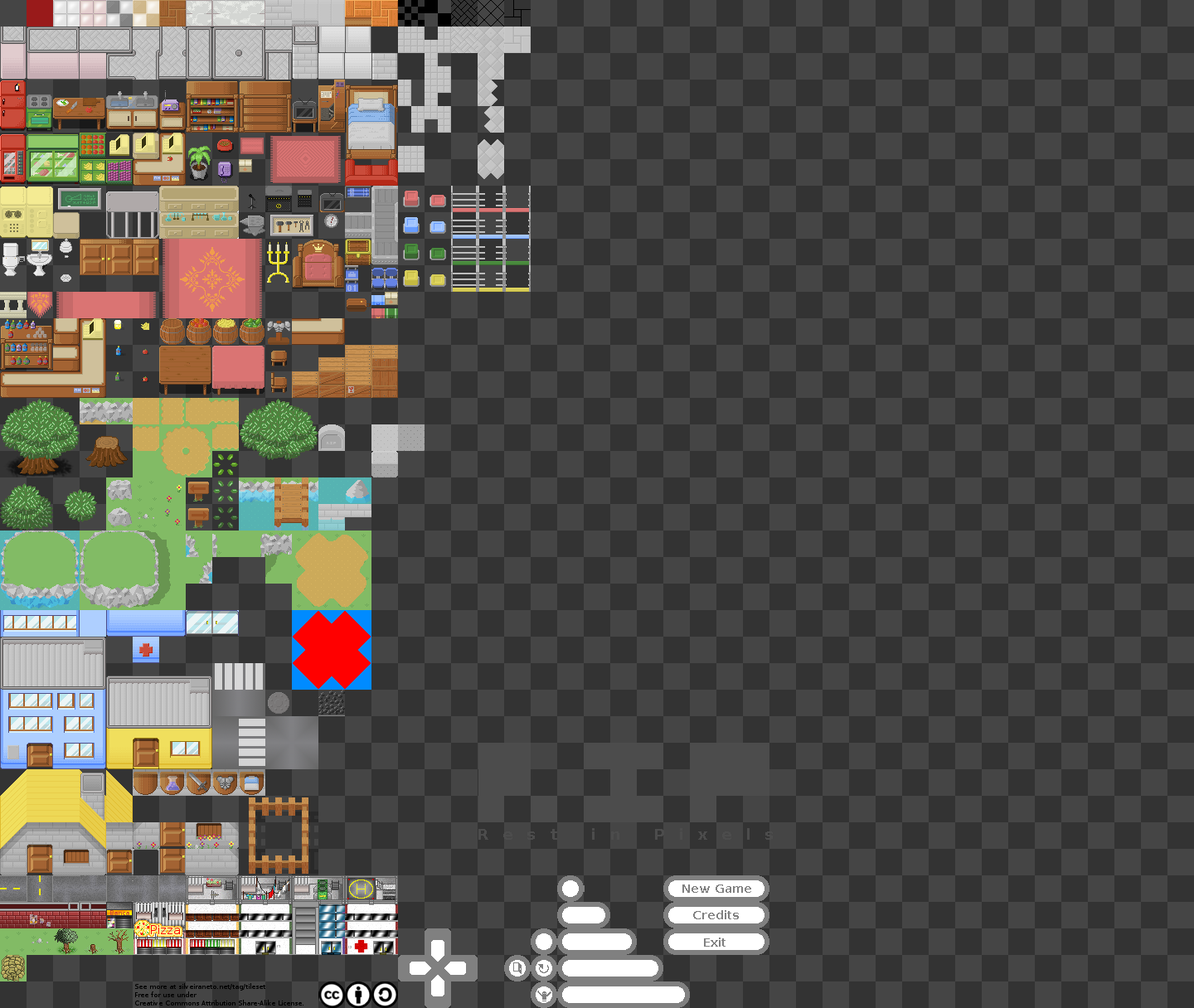
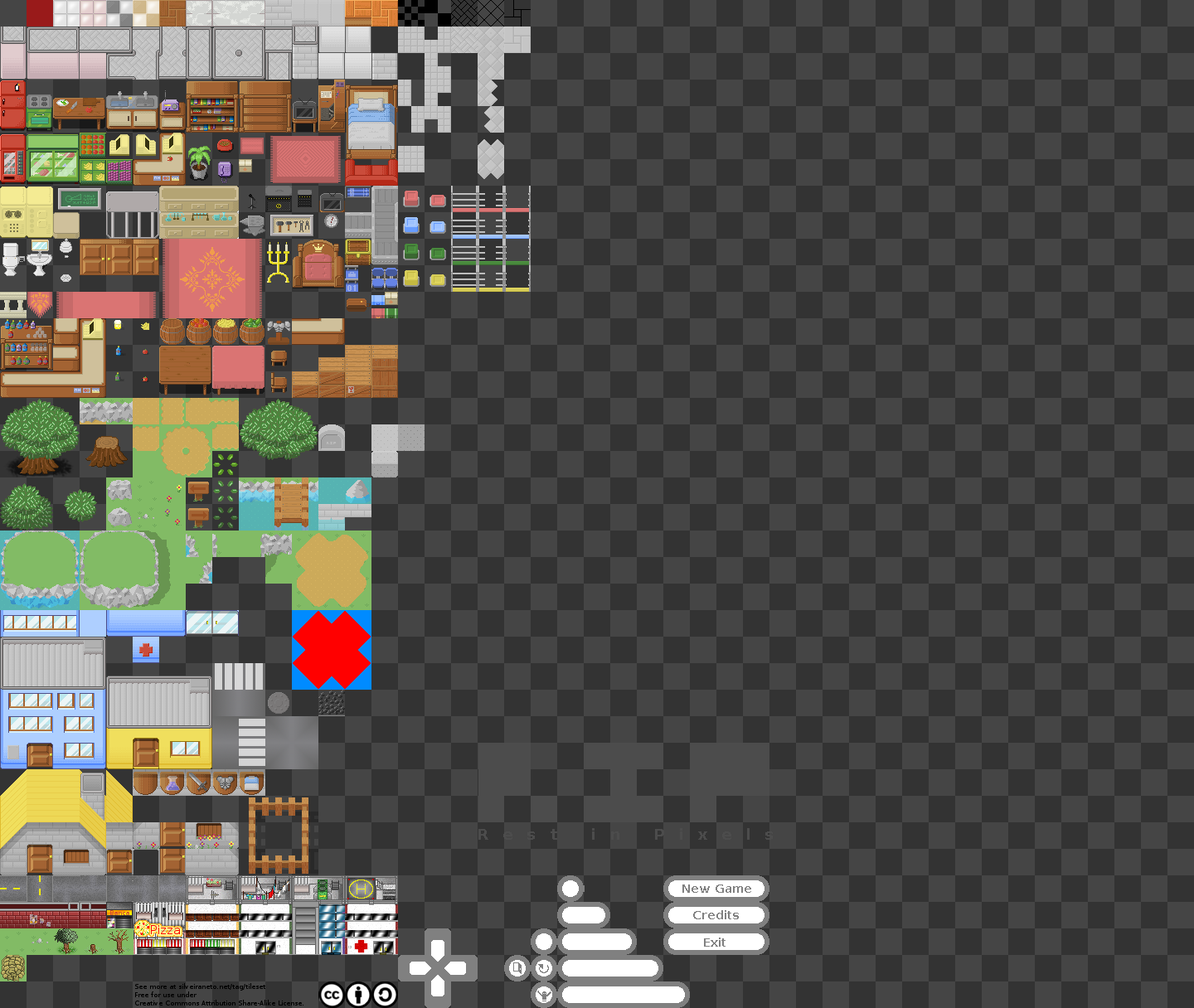
Comparing the layer stacks of the two 1194×1008 images. Changes:
painted on "Background" over [132, 132, 160, 160]
